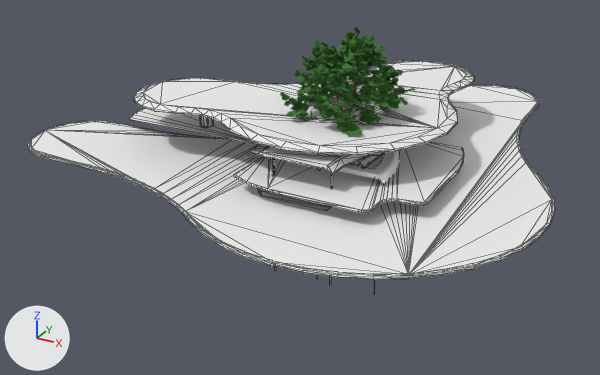
A saved change to the glTF model public/models/lods.gltf.
Both versions are drawn from a camera (50 mm lens) standing at (38.3, -80.3, 36.4) and looking at (-5.6, -0.5, -3.5). The lights are fixed; the arrows at lower left show +X, +Y and +Z. Mesh edges are drawn as thin lines on the coarser meshes. Where no turn or scale is listed for an object, it has been applied to the vertices.

The first picture shows 'EuropeanHornbeam.LOD1', 'GangElevation_Mittel.LOD1', 'GangKurve_90Grad.LOD1', 'Skycity.LOD1'.
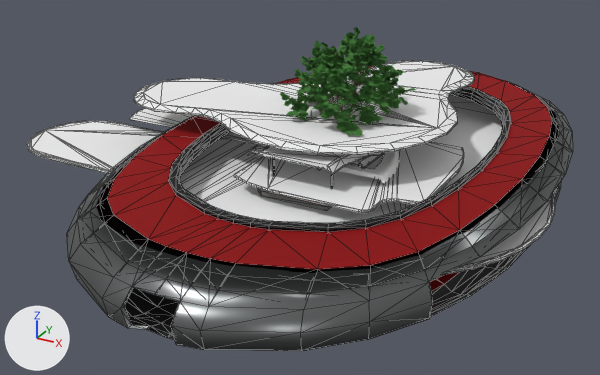
Patch to the scene script:
```diff
--- a/public/models/lods.gltf.py
+++ b/public/models/lods.gltf.py
@@ me_mesh1_cube_group1_model_007 @@
+me_mesh1_cube_group1_model_007.from_pydata(...)  # 972 vertices, 1956 faces; spans x -22.8..23.7, y -37.4..37.4, z -4.0..4.1
+me_mesh1_cube_group1_model_007.materials.append(mat_colorpaletteb)
@@ ob_messehalle_lod1 @@
+ob_messehalle_lod1 = bpy.data.objects.new('MesseHalle.LOD1', me_mesh1_cube_group1_model_007)
+ob_messehalle_lod1.location = (0.0, 0.0, 0.0)
```

Where the change shows, as pixel boxes (x1, y1, x2, y2) in the pictures (600 x 375 px):
'MesseHalle.LOD1', added: after (67, 66, 573, 351)
